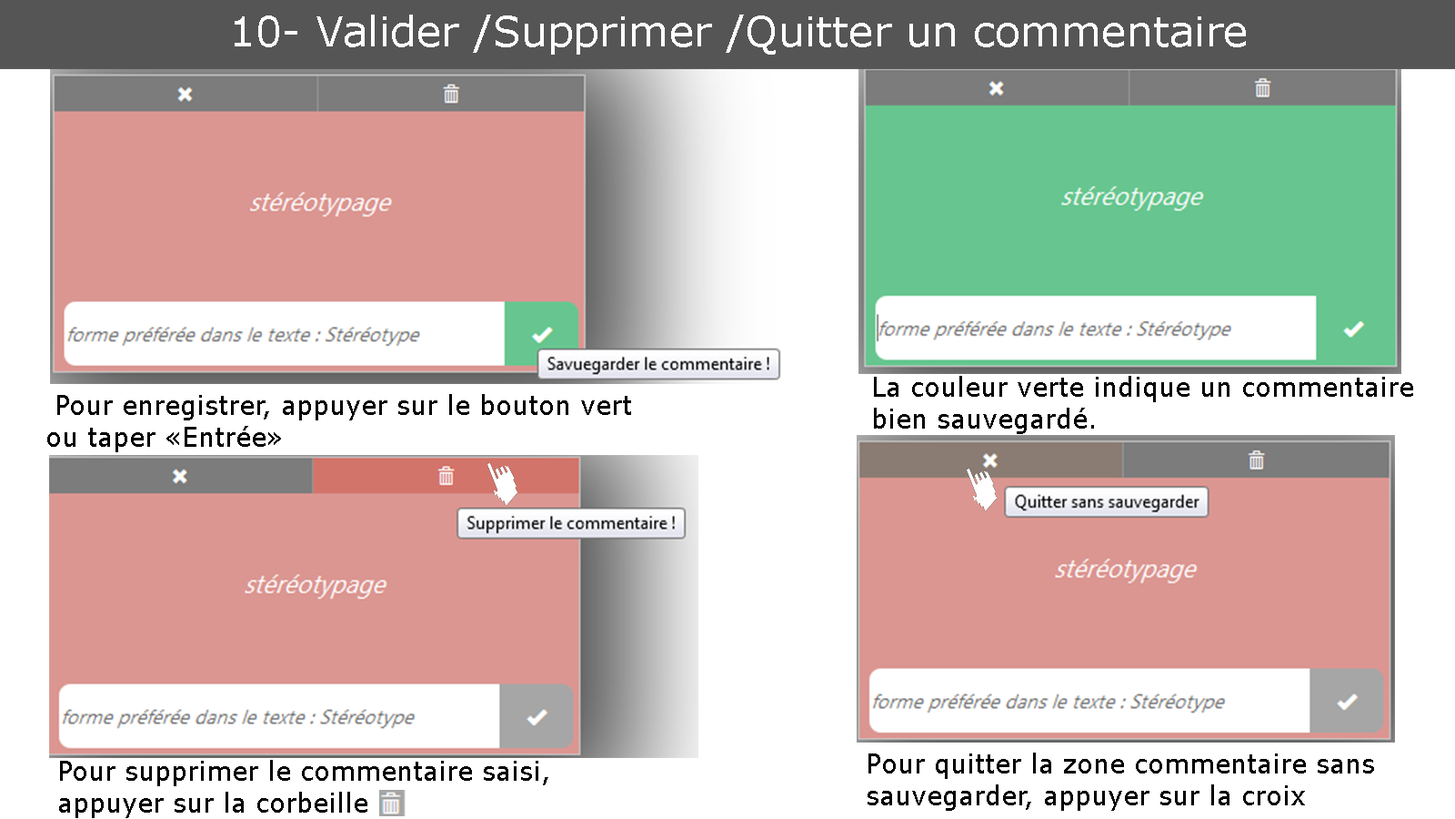
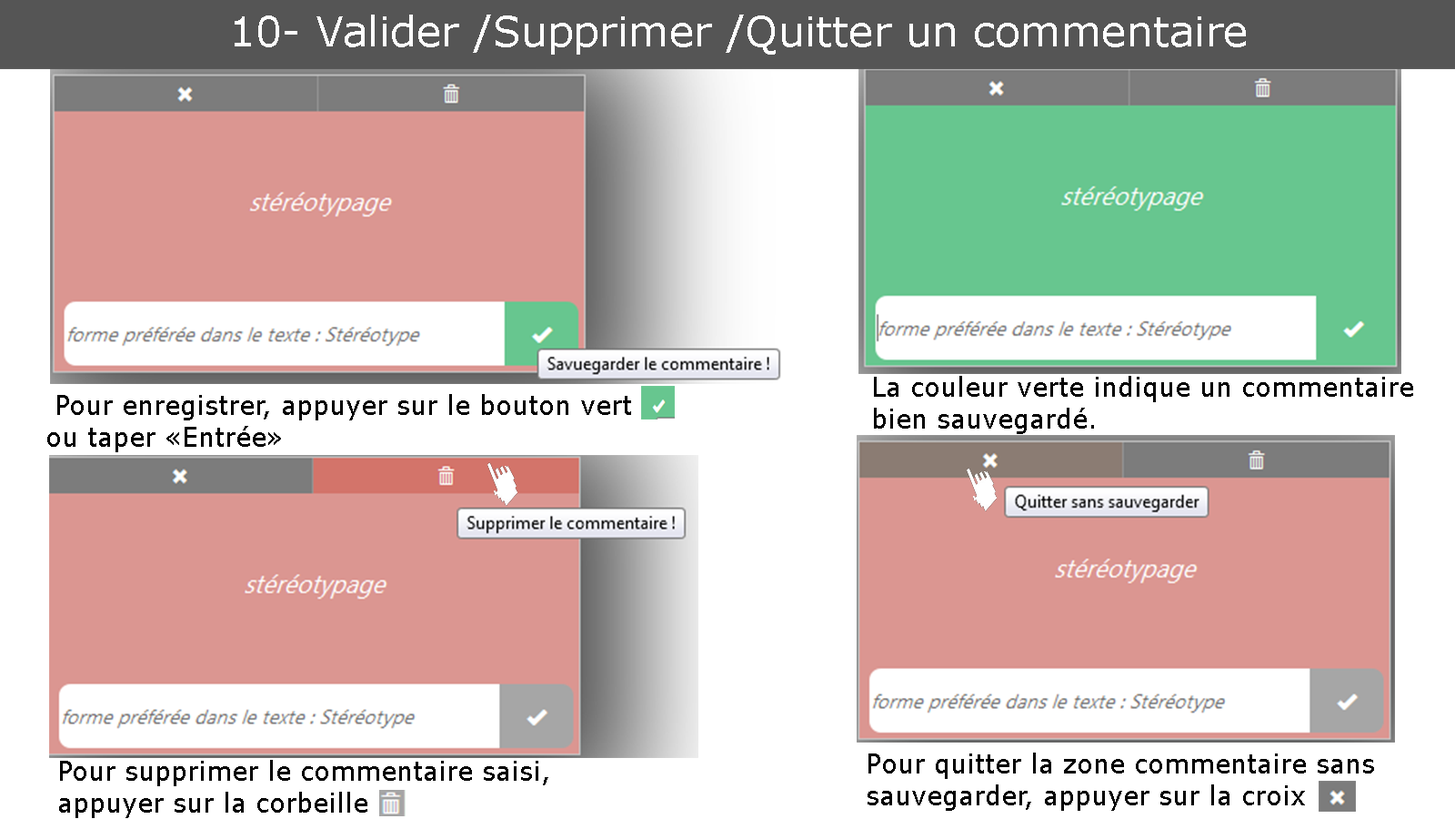
Layered file, before and after one edit (1455 x 819). Changes by layer:
added layer "croix" above "bouttonVert" over [1318, 780, 1357, 812]
added layer "bouttonVert" above "cuirseur souris 2" over [641, 385, 675, 420]
